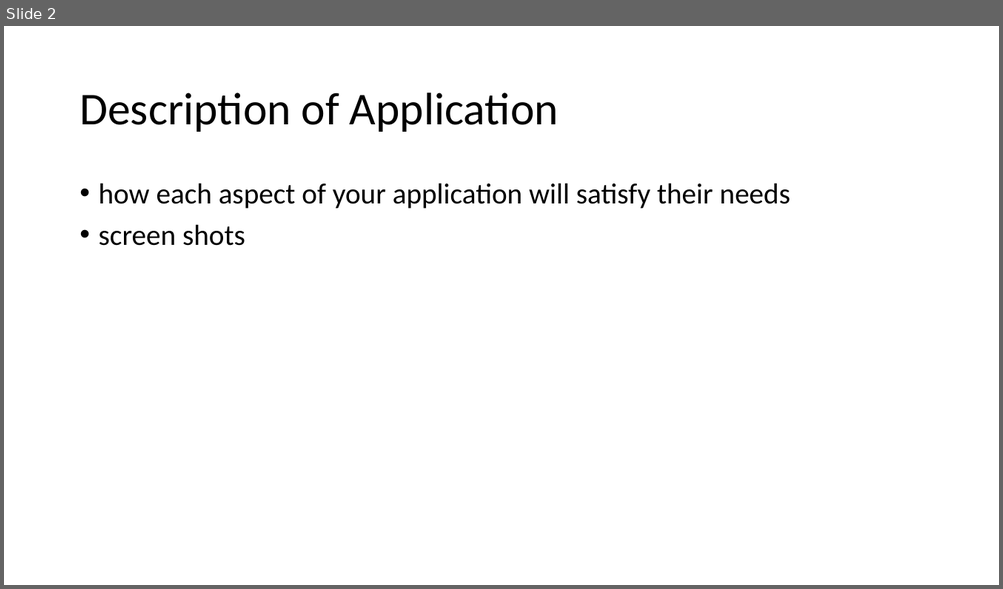
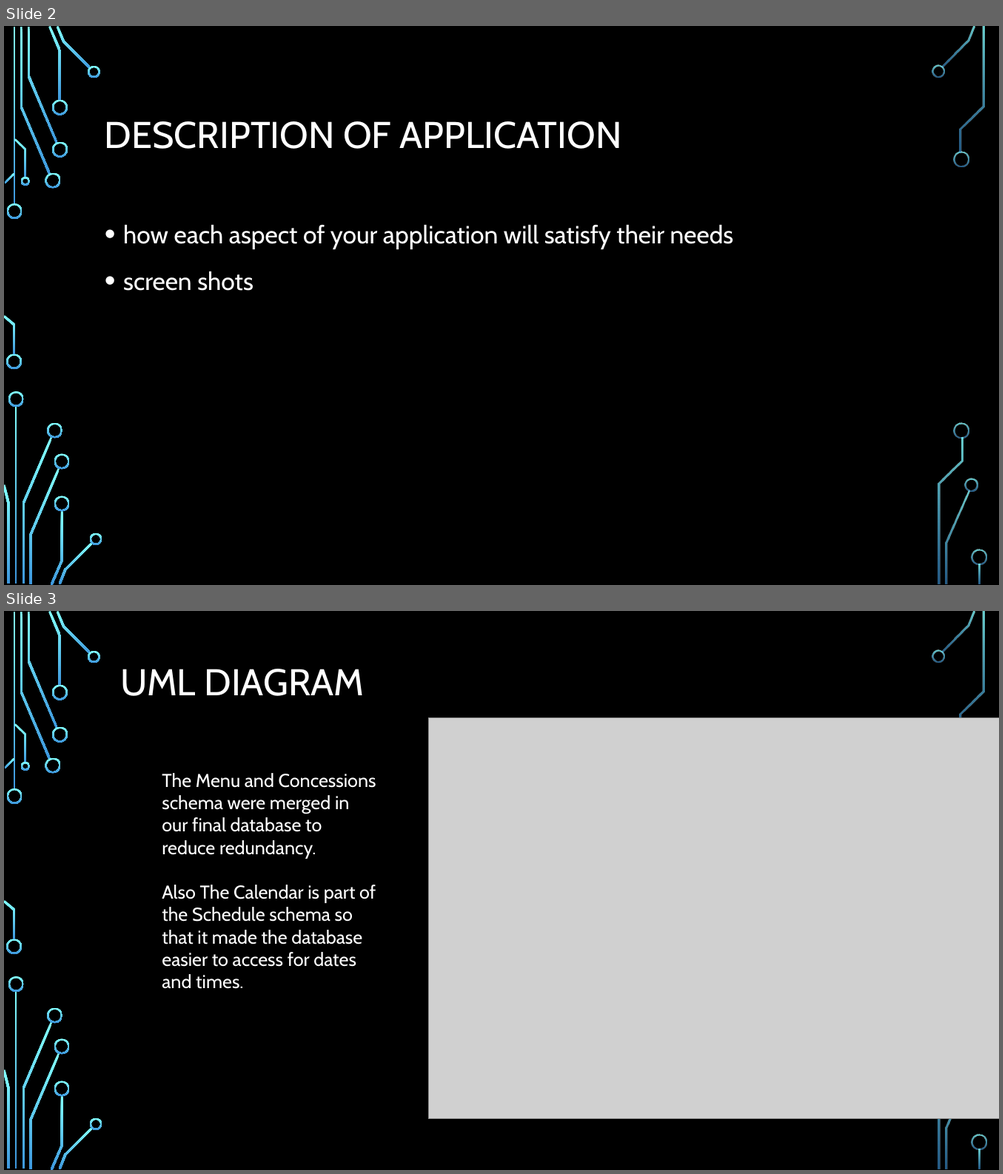
Before and after one commit to KathLevi/TheaterApp, a slide deck: Database Final Presentation.pptx. Shown one above the other, each under a label of ours: slide 2 before the commit, slides 2 and 3 after it. The pictures are 1003x589 and 1003x1174 pixels, drawn with LibreOffice and Linux fonts; fonts in the diff are those of the drawing; grey boxes stand for pictures; background and template pictures are left out. Boxes give left, top, right and bottom in pixels: in the first picture for what was removed or moved away, otherwise in the second. Text is boxed around its words. In the diff, an @@ line names an element or a change of style, - is before the commit and + after.

```diff
--- a/Database Final Presentation.pptx
+++ b/Database Final Presentation.pptx
@@ slide 3 added at box(4, 611, 999, 1170), background picture (left out); not listed: 33 template elements that a slide beside it also shows @@
@@ title added at box(120, 669, 364, 696), 36 pt, text #FFFFFF @@
+UML DIAGRAM
@@ picture added at box(429, 718, 999, 1119) @@
@@ text added at box(162, 773, 376, 989), 18 pt, text #FFFFFF @@
+The Menu and Concessions schema were merged in our final database to reduce redundancy.
+Also The Calendar is part of the Schedule schema so that it made the database easier to access for dates and times.
@@ slide 2 changed as well @@
@@ background #FFFFFF to picture (left out) @@
@@ title at box(105, 121, 622, 149): text changed; size 44 to 36 pt; font Calibri to Cabin; text colour #000000 to #FFFFFF @@
-Description of Application
+DESCRIPTION OF APPLICATION
@@ text "how each aspect of your ...": place and size @@
-text "how each aspect of your ..." at box(99, 183, 790, 246)
+text "how each aspect of your ..." at box(123, 224, 734, 291)
@@ text "how each aspect of your ..." at box(123, 224, 734, 291): size 28 to 24 pt, font Calibri to Cabin, text colour #000000 to #FFFFFF; line spacing 0.9 to 1.2 @@
@@ group added at box(4, 26, 987, 585): 33 freeform shapes, 3 rectangles @@
```
Also in this commit, not shown: 5 other slides changed, 1 other slide added, 2 slides removed.
